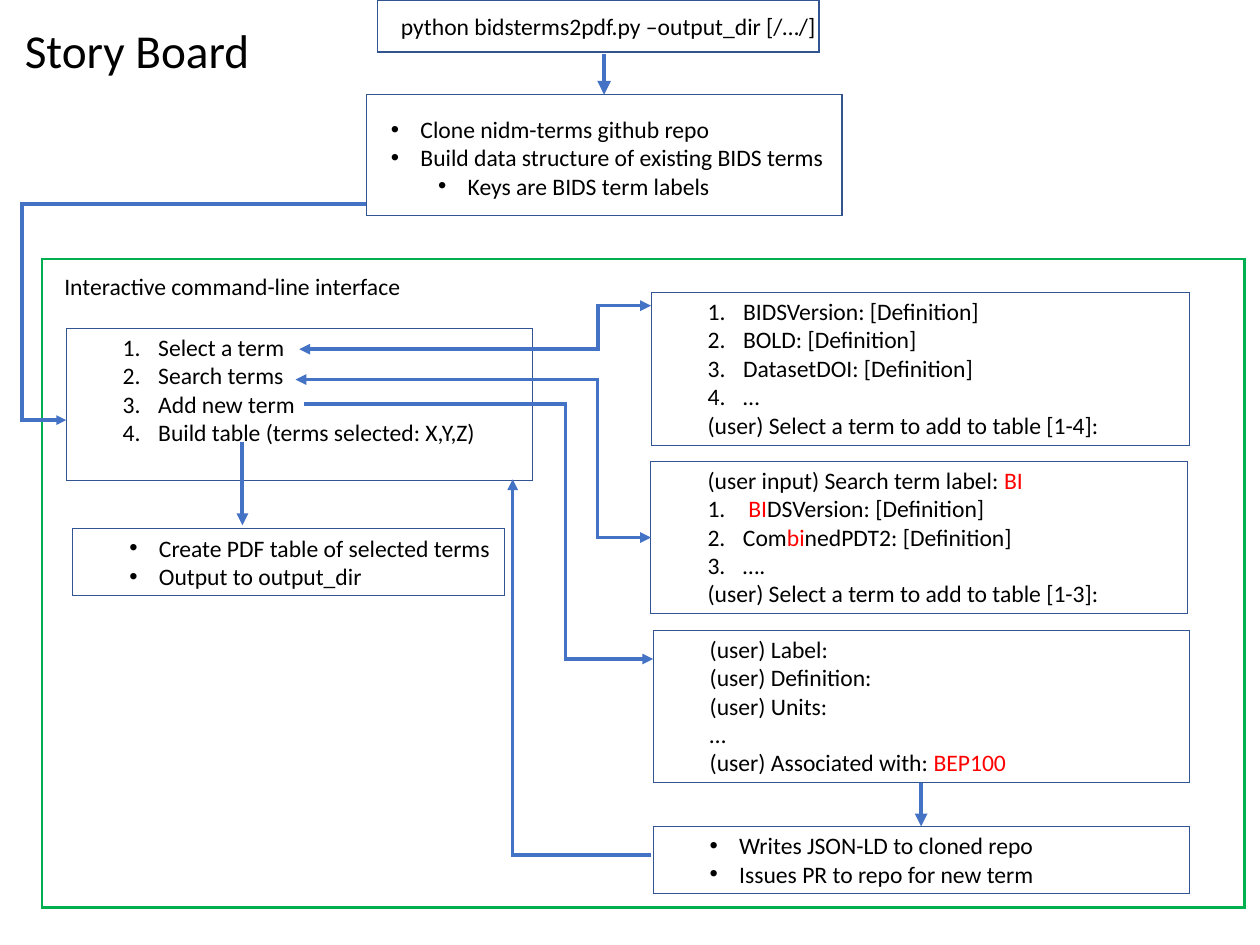
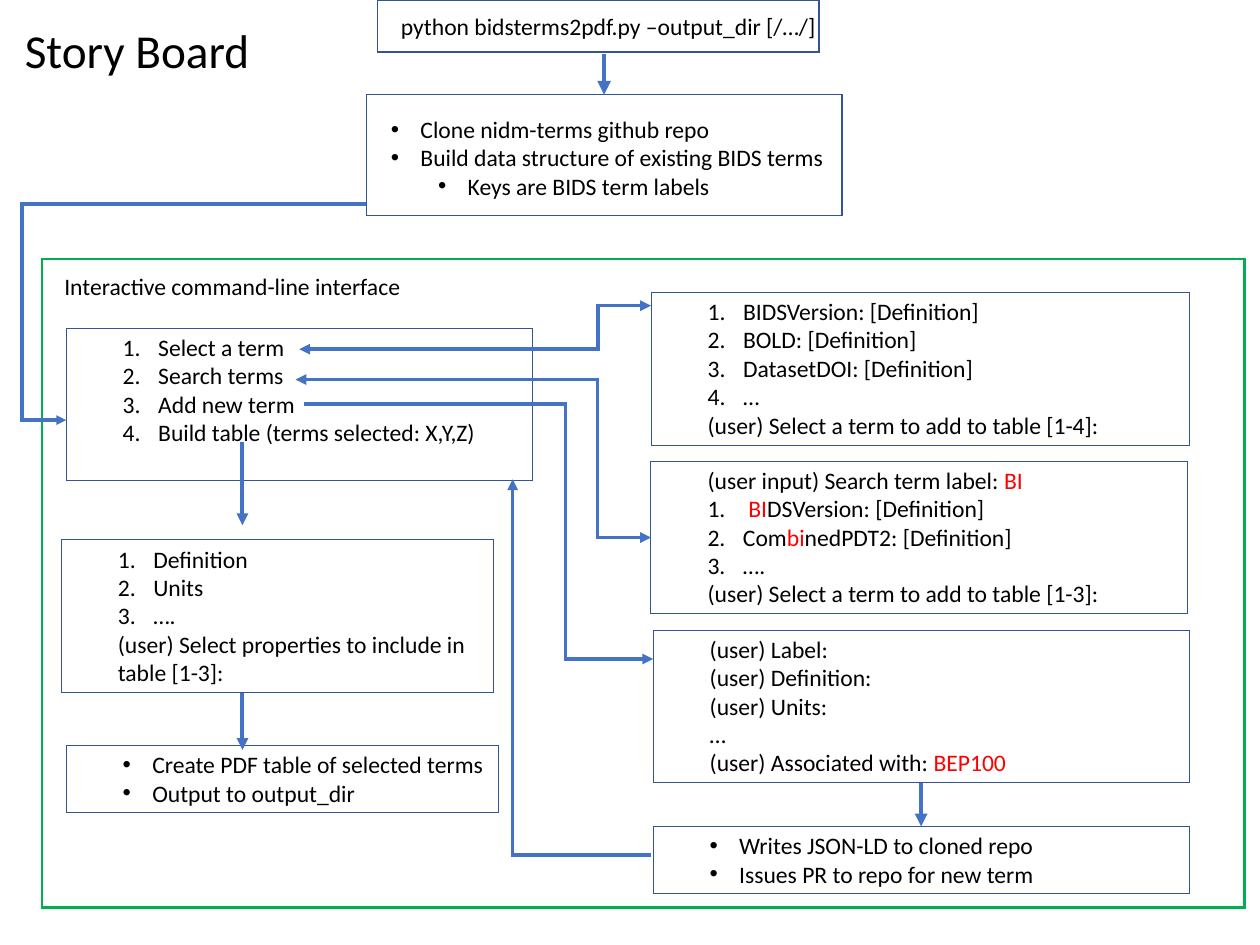
Before and after one commit to nqueder/BIDS_terms, a slide deck: slide 1 of img/StoryBoard.pptx. Drawn at 1260x945 pixels with LibreOffice and Linux fonts; fonts in the diff are those of the drawing. Boxes give left, top, right and bottom in pixels: in the first picture for what was removed or moved away, otherwise in the second. Text is boxed around its words. In the diff, an @@ line names an element or a change of style, - is before the commit and + after.

```diff
--- a/img/StoryBoard.pptx
+++ b/img/StoryBoard.pptx
@@ rectangle added at (61, 540, 493, 693), outline #325491 0.75 pt, 18 pt, text #000000 @@
+  1. Definition
+  2. Units
+  3. ….
+  (user) Select properties to include in table [1-3]:
@@ arrow added from (243, 693) to (243, 751), #4472C4 3 pt @@
@@ rectangle "Create PDF table of selected ...": place and size @@
-rectangle "Create PDF table of selected ..." at (73, 529, 505, 596)
+rectangle "Create PDF table of selected ..." at (66, 746, 498, 813)
```
Also in this commit, not shown: 2 other files.
